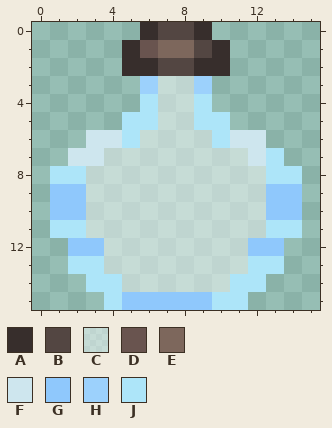
Two states of a pixel-art sprite, res/textures/element_icons/emptybottle.png. The first picture shows the starting point.
The file is 16x16 pixels.
Palette (. is transparent): A #372e2c  B #534642  C #ffffff74  D #69544f  E #7d675c  F #cee6ee  G #8fc8fc  H #9cd1fc  J #ade5f9
And afterwards:
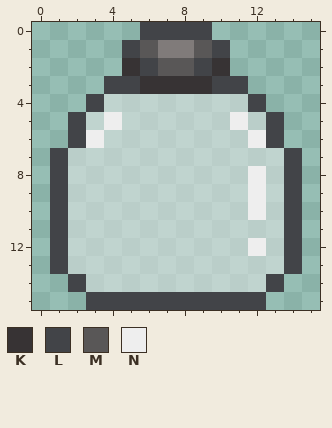
Colours new in this view: K #373334  L #424448  M #595757  N #eeeeee
Difference:
colour C: #ffffff74 -> #ececec7c
colour E: #7d675c -> #807b7a
y 0: x 6..9 ABBA -> LLLL
y 1: x 5..6 AD -> LM; x 9..10 BA -> ML
y 2: x 5..10 AABBAA -> KLMMLK
y 3: x 4..11 ..HCCH.. -> LLKKKKLL
y 4: x 3..6 ...J -> LCCC; x 9..12 J... -> CCCL
y 5: x 2..6 ...JJ -> LCNCC; x 9..13 JJ... -> CCNCL
y 6: x 2..5 .FFJ -> LNCC; x 10..13 JFF. -> CCNL
y 7: x 1..3 .FF -> LCC; x 12..14 FJ. -> CCL
y 8: x 1..2 JJ -> LC; x 12..14 CJJ -> NCL
y 9..10: x 1..2 GG -> LC; x 12..14 CGG -> NCL
y 11: x 1..2 JJ -> LC; x 13..14 JJ -> CL
y 12: x 1..3 .GG -> LCC; x 12..14 GG. -> NCL
y 13: x 1..3 .JJ -> LCC; x 12..14 JJ. -> CCL
y 14: x 2..4 .JJ -> LCC; x 11..13 JJ. -> CCL
y 15: x 3..12 .JGGGGGJJ. -> LLLLLLLLLL
Pixel boxes of the changes (left, top, right, bottom) in both pictures:
changed: (50, 22, 302, 310)
